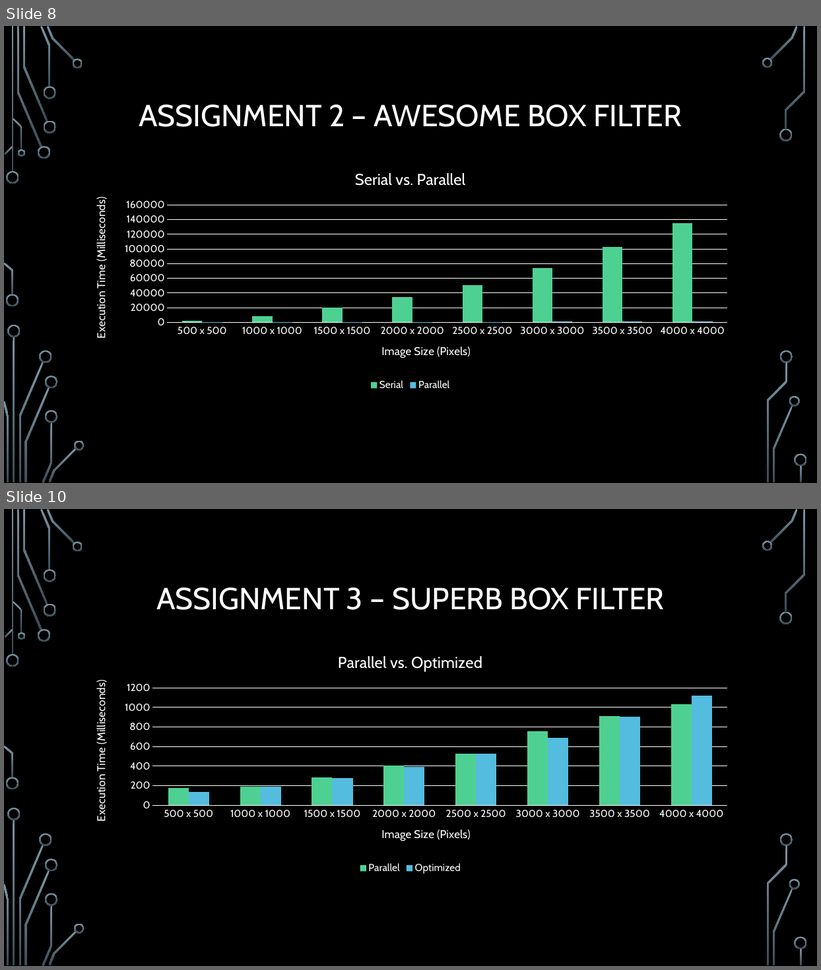
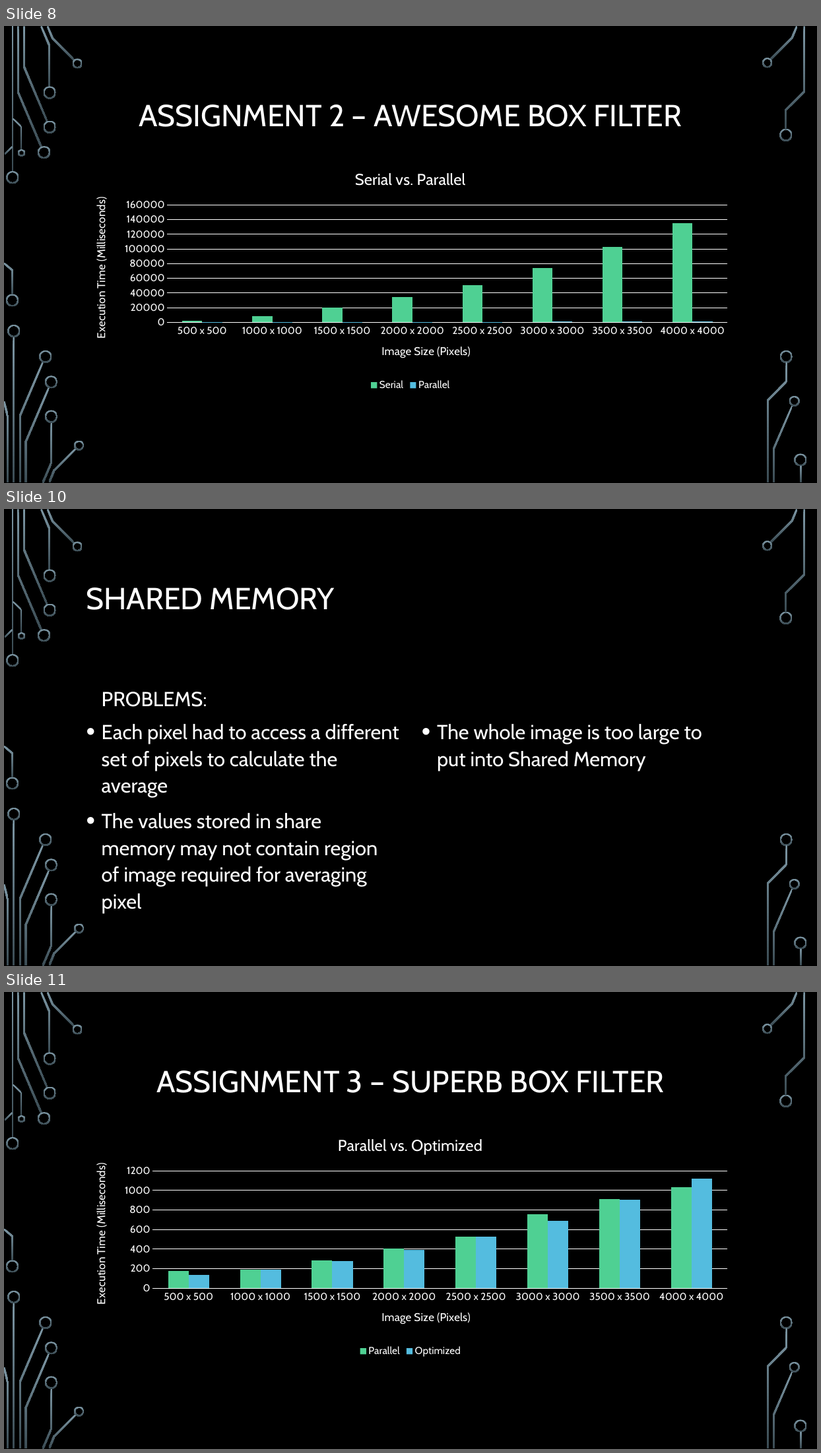
Before and after one commit to RosarioAleCali/DPS915_Final_Project, a slide deck: Project Presentation.pptx. Shown one above the other, each under a label of ours: slides 8 and 10 before the commit, slides 8, 10 and 11 after it; the slides between them are not shown. The pictures are 821x970 and 821x1453 pixels, drawn with LibreOffice and Linux fonts; fonts in the diff are those of the drawing; background and template pictures are left out. Boxes give left, top, right and bottom in pixels: in the first picture for what was removed or moved away, otherwise in the second. Text is boxed around its words. In the diff, an @@ line names an element or a change of style, - is before the commit and + after.

Commit message:
add shared memory slide

```diff
--- a/Project Presentation.pptx
+++ b/Project Presentation.pptx
@@ slide 10 added at (4, 509, 817, 966), background picture (left out); not listed: 36 template elements that a slide beside it also shows @@
@@ title added at (86, 588, 335, 610), 36 pt, text #FFFFFF @@
+SHARED MEMORY
@@ text added at (102, 692, 207, 707), 24 pt, text #FFFFFF @@
+PROBLEMS:
@@ text added at (102, 724, 399, 887), 24 pt, text #FFFFFF @@
+• Each pixel had to access a different set of pixels to calculate the average
+• The values stored in share memory may not contain region of image required for averaging pixel
@@ text added at (437, 724, 702, 771), 24 pt, text #FFFFFF @@
+• The whole image is too large to put into Shared Memory
@@ what was slide 10 is now slide 11 @@
```
Also in this commit, not shown: 2 slides changed.
